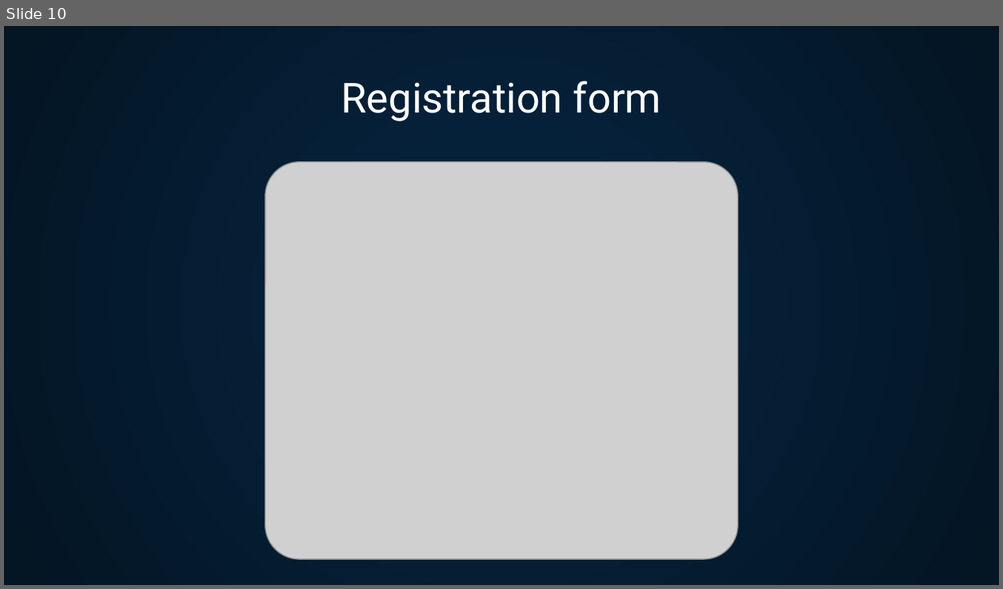
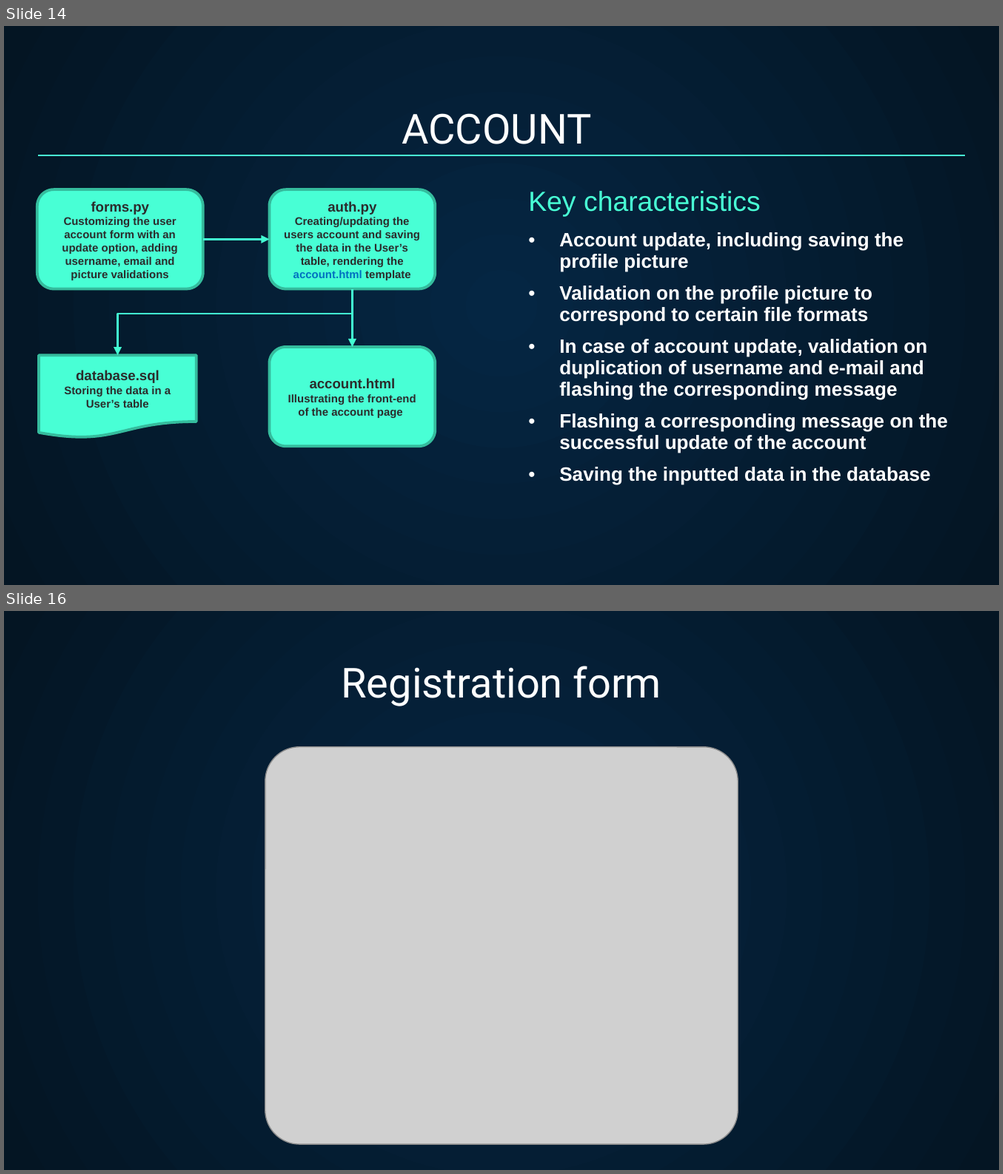
Before and after one commit to Liana-V/Project-ACA, a slide deck: Presentation.pptx. Shown one above the other, each under a label of ours: slide 10 before the commit, slides 14 and 16 after it; the slides between them are not shown. The pictures are 1003x589 and 1003x1174 pixels, drawn with LibreOffice and Linux fonts; fonts in the diff are those of the drawing; grey boxes stand for pictures. Boxes give left, top, right and bottom in pixels: in the first picture for what was removed or moved away, otherwise in the second. Text is boxed around its words. In the diff, an @@ line names an element or a change of style, - is before the commit and + after.

```diff
--- a/Presentation.pptx
+++ b/Presentation.pptx
@@ slide 14 added at (4, 26, 999, 585), background gradient #052643 to #041523 @@
@@ title added at (401, 113, 591, 144), 30 pt, text #FFFFFF @@
+ACCOUNT
@@ line added from (38, 156) to (965, 156), #48FFD5 0.75 pt @@
@@ rounded rectangle added at (37, 190, 203, 289), fill #48FFD5, outline #35BD9E 2 pt, 8 pt, text #2B2B2B, bold @@
+forms.py
+Customizing the user account form with an update option, adding username, email and picture validations
@@ rounded rectangle added at (270, 190, 435, 289), fill #48FFD5, outline #35BD9E 2 pt, 8 pt, text #2B2B2B, bold @@
+auth.py
+Creating/updating the users account and saving the data in the User’s table, rendering the account.html template
@@ table added at (518, 181, 966, 585), 1 rows, 1 columns @@
+Key characteristics / Account update, including saving the profile picture / Validation on the profile picture to correspond to certain file formats / In case of account update, validation on duplication of username and e-mail and flashing the corresponding message / Flashing a corresponding message on the successful update of the account / Saving the inputted data in the database
@@ arrow added from (203, 240) to (270, 240), #42FED3 1.25 pt @@
@@ elbow arrow added from (352, 289) to (117, 355), #42FED3 1.25 pt @@
@@ arrow added from (352, 289) to (352, 347), #42FED3 1.25 pt @@
@@ flow chart document added at (39, 355, 196, 437), fill #48FFD5, outline #35BD9E 2 pt, 8 pt, text #2B2B2B, bold @@
+database.sql
+Storing the data in a User’s table
@@ rounded rectangle added at (270, 347, 435, 447), fill #48FFD5, outline #35BD9E 2 pt, 8 pt, text #2B2B2B, bold @@
+account.html
+Illustrating the front-end of the account page
@@ what was slide 10 is now slide 16 @@
```
Also in this commit, not shown: 5 other slides added, 12 other files.
